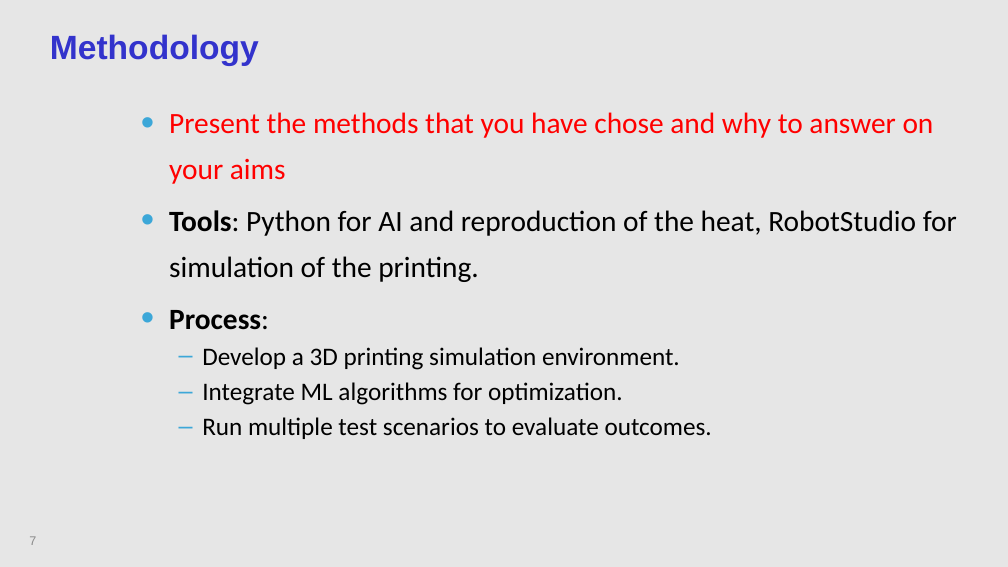
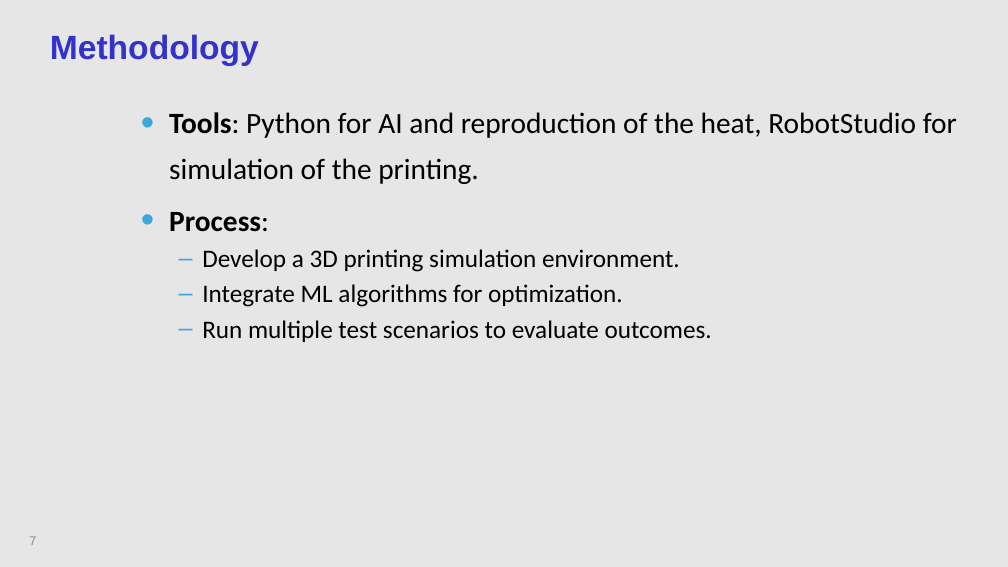
Before and after one commit to Justine-IA/3D_printing, a slide deck: slide 7 of ThesisPresentationMidtimePresentationTemplate_2024.pptx. Drawn at 1008x567 pixels with LibreOffice and Linux fonts; fonts in the diff are those of the drawing; background and template pictures are left out. Boxes give left, top, right and bottom in pixels: in the first picture for what was removed or moved away, otherwise in the second. Text is boxed around its words. In the diff, an @@ line names an element or a change of style, - is before the commit and + after.

```diff
--- a/ThesisPresentationMidtimePresentationTemplate_2024.pptx
+++ b/ThesisPresentationMidtimePresentationTemplate_2024.pptx
@@ text at box(169, 112, 934, 184): paragraph removed @@
-• Present the methods that you have chose and why to answer on your aims
```
Also in this commit, not shown: 3 other files.
